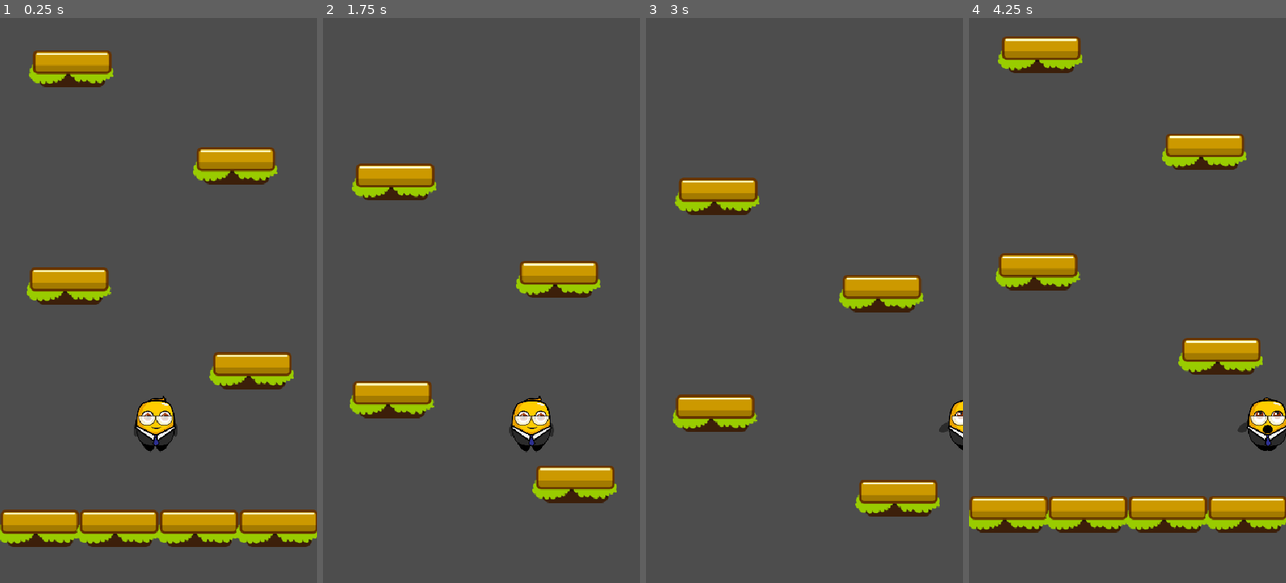
Above: before the commit, frames 1-4 (left to right).
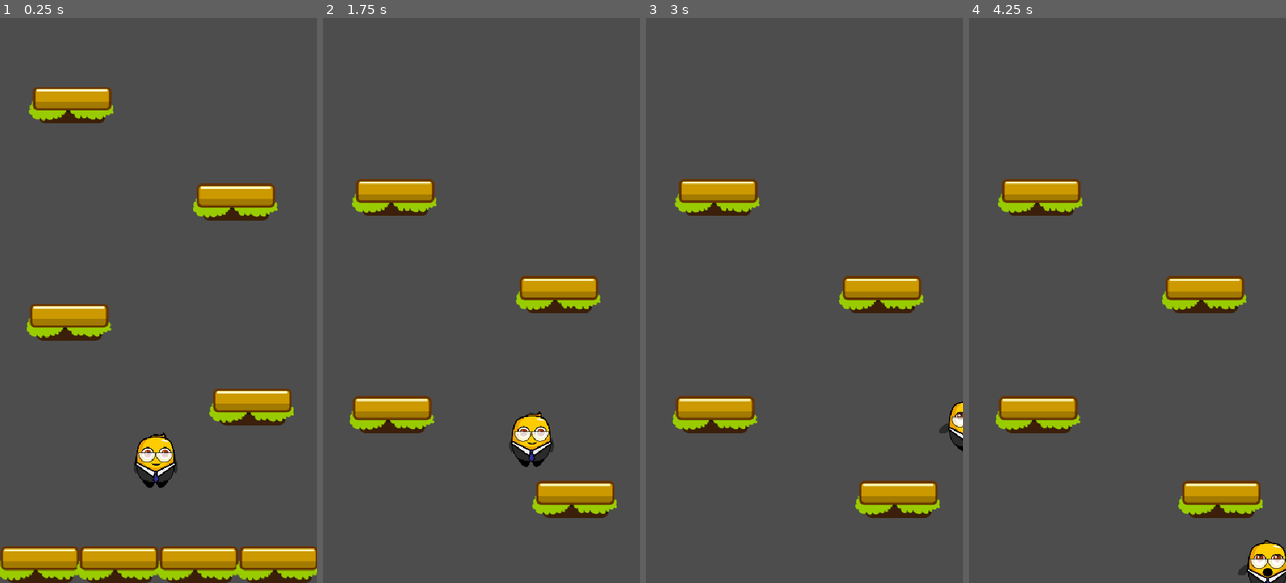
Above: after the commit, the same moments.

Repository: Pablo-gitub/jumper-jam
Game: Godot game, scene res://scenes/game.tscn
Two runs of this game, one before a commit and one after it. Both use one fixed random seed, a clock stepped at 60 frames per second and the inputs below.
Inputs:
- Up to frame 1 (0.25 s): no input
- Up to frame 2 (1.75 s): hold D (move_right) 0.53-1.28 s; hold A (move_left) from 1.28 s (still down)
- Up to frame 3 (3 s): release A (move_left) at 2.03 s; hold D (move_right) from 2.03 s (still down)
- Up to frame 4 (4.25 s): release D (move_right) at 3.53 s; hold A (move_left) from 3.53 s (still down)

The runs differ from the first frame. In frame 1, 27% of the frame differs, in the area x 0-100%, y 5-100%; in frame 2, 10%; in frame 3, 2.5%; in frame 4, 20%.

Commit message:
Camera limits

Diff:
--- a/scripts/game_camera.gd
+++ b/scripts/game_camera.gd
@@ -1,12 +1,20 @@
 extends Camera2D
 
 var player: Player = null
+var viewport_size
 
 func _ready() -> void:
-	global_position.x = get_viewport_rect().size.x / 2
+	viewport_size = get_viewport_rect().size
+	global_position.x = viewport_size.x / 2
+	limit_bottom = viewport_size.y
+	limit_left = 0
+	limit_right = viewport_size.x
 
 func _process(delta: float) -> void:
-	pass
+	if player:
+		var limit_distance = 500
+		if limit_bottom > get_camera_target_to_player(player, limit_distance):
+			limit_bottom = get_camera_target_to_player(player, limit_distance)
 
 func setup_camera(_player: Player):
 	if _player:
@@ -14,4 +22,7 @@
 
 func _physics_process(delta: float) -> void:
 	if player:
-		global_position.y = player.global_position.y + get_viewport_rect().size.y / 2
+		global_position.y = get_camera_target_to_player(player)
+
+func get_camera_target_to_player(player: Player, limit_distance: float = 0) -> float:
+	return player.global_position.y + viewport_size.y / 2 + limit_distance
